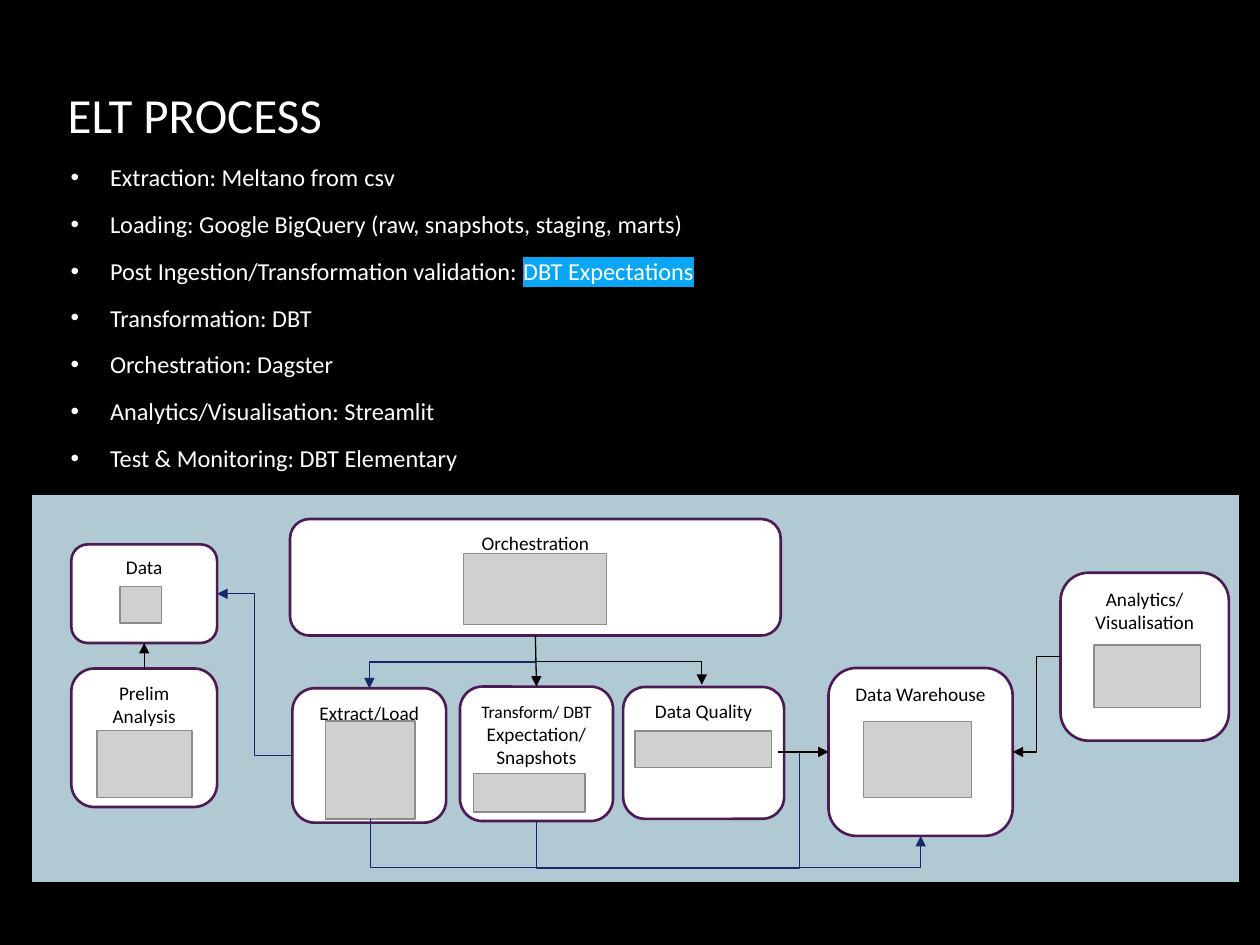
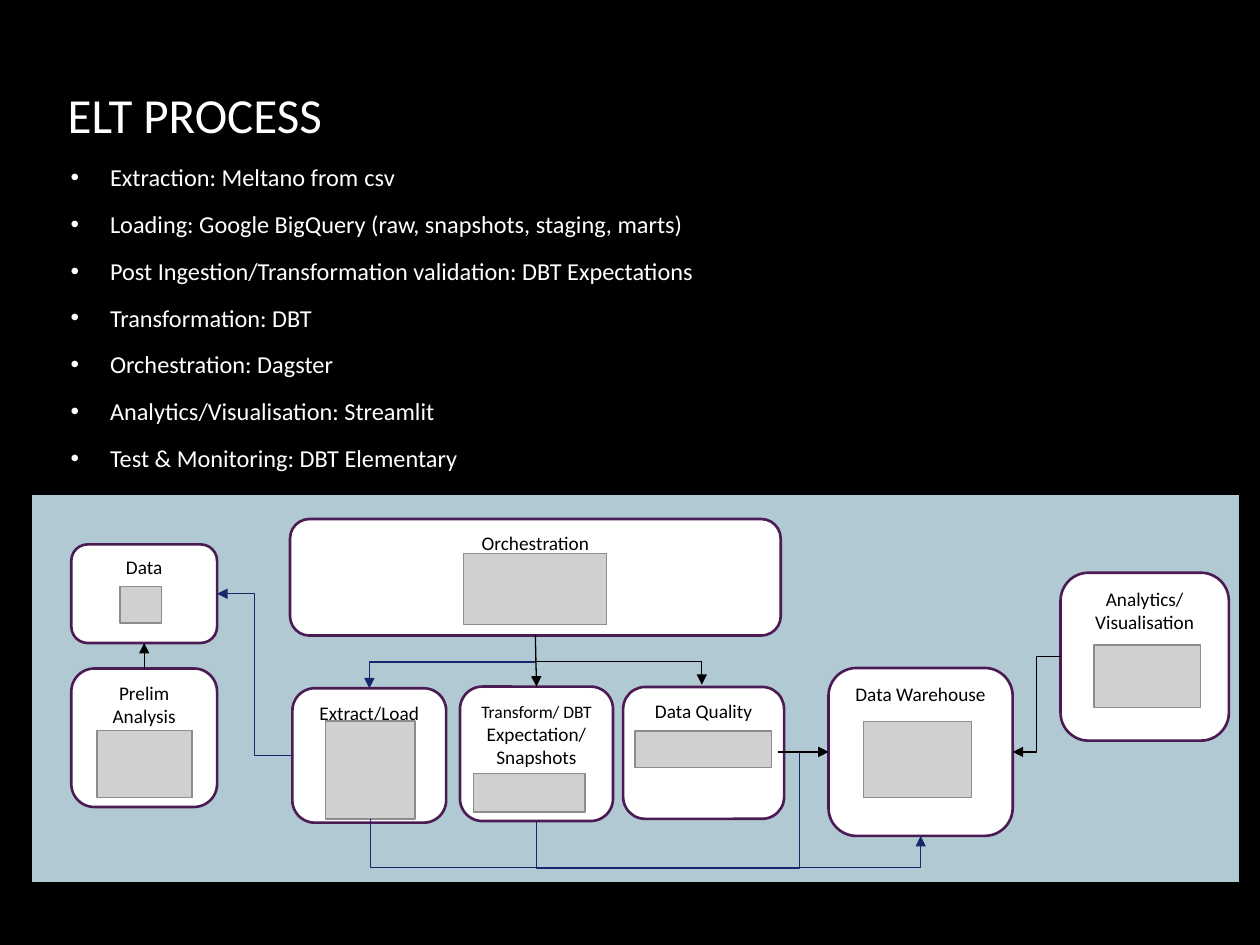
Before and after one commit to hydrocort/md2_project_olis, a slide deck: slide 9 of docs/Olist_Project_Presentation-v0.7.pptx. Drawn at 1260x945 pixels with LibreOffice and Linux fonts; fonts in the diff are those of the drawing; grey boxes stand for pictures; background and template pictures are left out. Boxes give left, top, right and bottom in pixels: in the first picture for what was removed or moved away, otherwise in the second. Text is boxed around its words. In the diff, an @@ line names an element or a change of style, - is before the commit and + after.

Commit message:
Update README.md, add EDA notebook and data ingestion script

```diff
--- a/docs/Olist_Project_Presentation-v0.7.pptx
+++ b/docs/Olist_Project_Presentation-v0.7.pptx
@@ text at (110,263,692,284): highlight #09A6F5 to none in "DBT Expectations" @@
```
Also in this commit, not shown: 8 other files.
